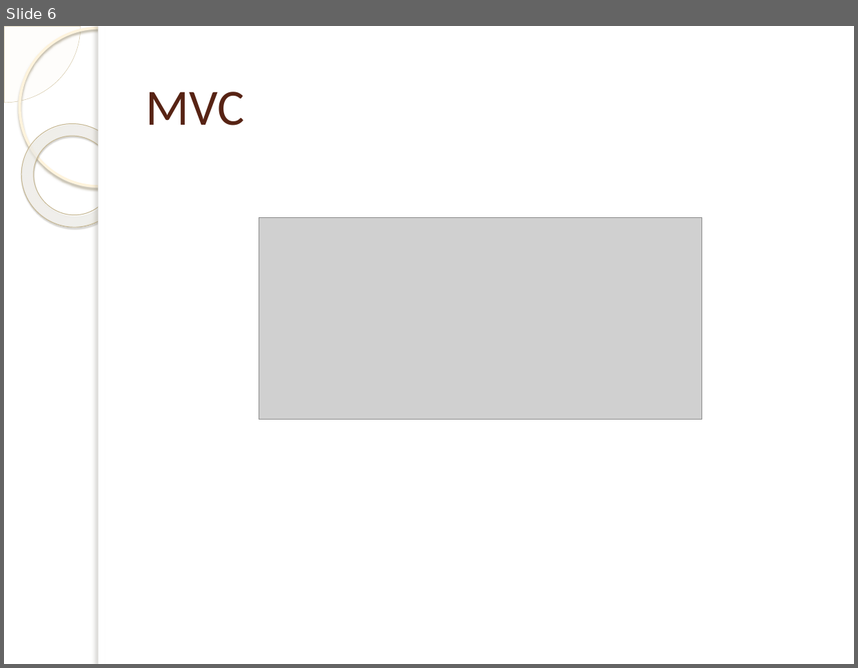
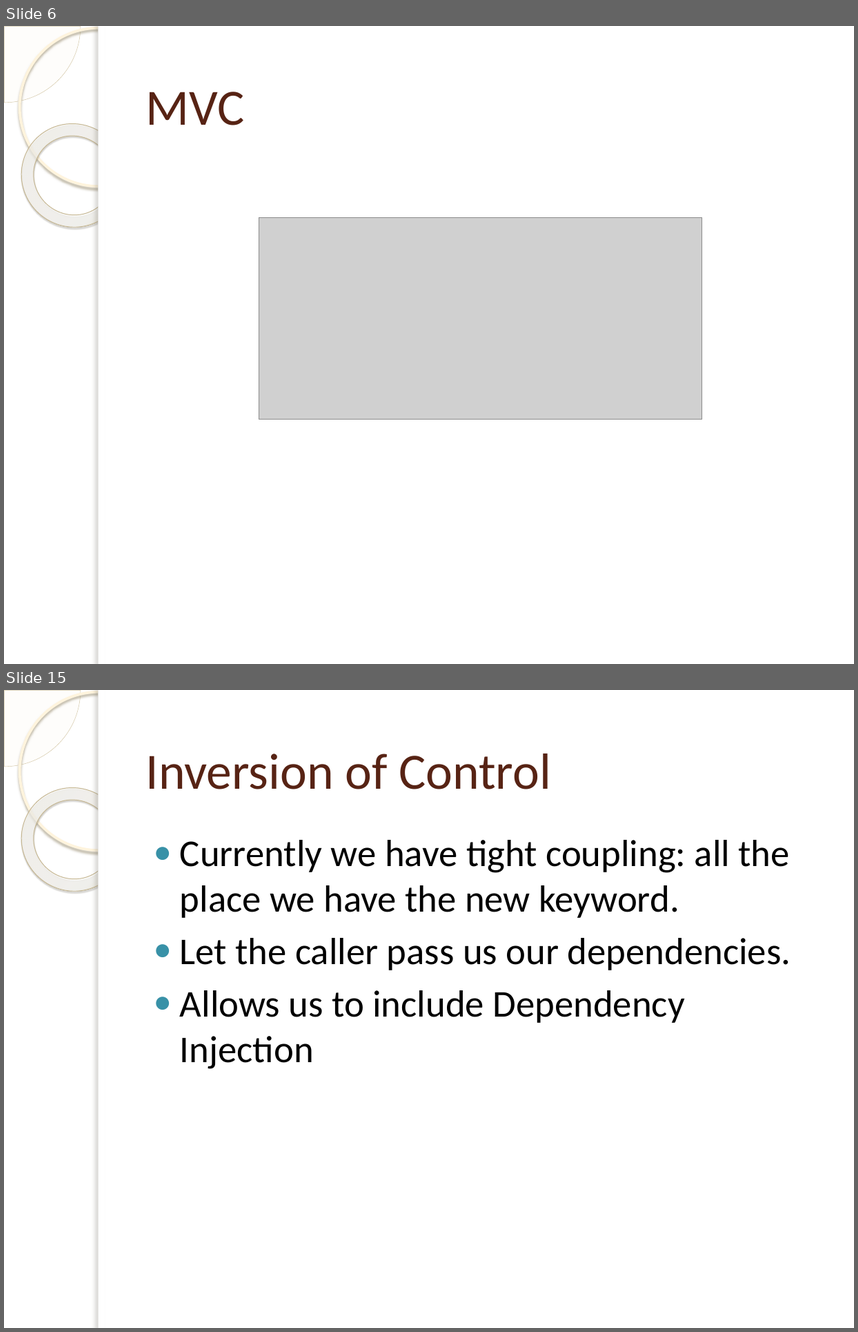
Before and after one commit to linus123/TDDWithMvc, a slide deck: TDDWithMVC.pptx. Shown one above the other, each under a label of ours: slide 6 before the commit, slides 6 and 15 after it; the slides between them are not shown. The pictures are 858x668 and 858x1332 pixels, drawn with LibreOffice and Linux fonts; fonts in the diff are those of the drawing; grey boxes stand for pictures; background and template pictures are left out. Boxes give left, top, right and bottom in pixels: in the first picture for what was removed or moved away, otherwise in the second. Text is boxed around its words. In the diff, an @@ line names an element or a change of style, - is before the commit and + after.

```diff
--- a/TDDWithMVC.pptx
+++ b/TDDWithMVC.pptx
@@ slide 15 added at <box>4,690,854,1328</box>, background picture (left out); not listed: 5 template elements that a slide beside it also shows @@
@@ title added at <box>146,753,551,789</box>, 43 pt, text #572314 @@
+Inversion of Control
@@ text added at <box>180,840,791,1069</box>, 32 pt, text #000000 @@
+● Currently we have tight coupling: all the place we have the new keyword.
+● Let the caller pass us our dependencies.
+● Allows us to include Dependency Injection
```
Also in this commit, not shown: 2 slides changed, 7 other slides added, 1 other file.
